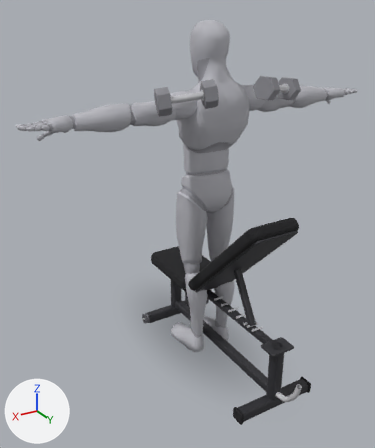
What one commit did to the glTF model app/src/main/assets/mannequins/db_incline_press_45.glb.
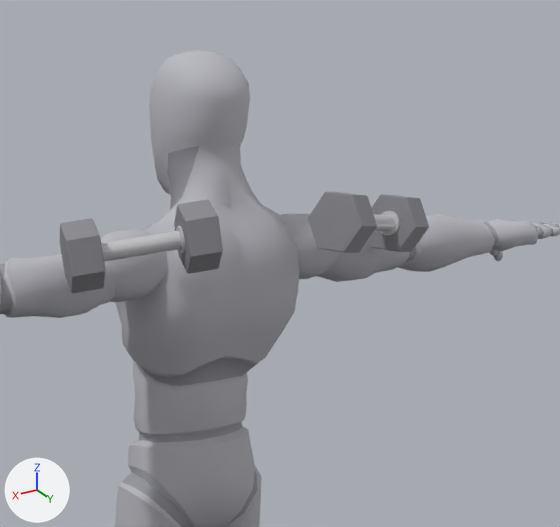
Each version is shown whole from a 50 mm camera at (1.459, 2.228, 1.914) aimed at (0.086, -0.062, 0.769), then close up on the part from 35% to 94% of the width and 0% to 47% of the height. The lights are fixed; the arrows at lower left show +X, +Y and +Z. The first two pictures are the older version. Where no turn or scale is listed for an object, it has been applied to the vertices.

The older version as bpy lines, for what is in view:
```python
me_mesh_0 = bpy.data.meshes.new('Mesh_0')
me_mesh_0.from_pydata(...)  # 3097 vertices, 5731 faces; spans x -0.97..0.97, y -0.21..0.16, z 0.0..1.83
me_mesh_0.materials.append(mat_body)  # light grey #babac1
me_mesh_4 = bpy.data.meshes.new('Mesh_4')
me_mesh_4.from_pydata(...)  # 36 vertices, 68 faces; spans x -0.03..0.03, y -0.0606..0.0606, z -0.0525..0.0525
me_mesh_4.materials.append(mat_plate)  # grey #8a8a90
ob_body = bpy.data.objects.new('body', me_mesh_0)
ob_body.location = (0.0, 0.0, 0.0)
ob_dumbbell_l = bpy.data.objects.new('dumbbell_l', None)
ob_dumbbell_l.parent = ob_dumbbells
ob_dumbbell_l.location = (0.261, 0.22, 1.518)
ob_dumbbell_l.rotation_euler = (-0.701, -0.126, 2.799)  # degrees (-40, -7.2, 160)
ob_dumbbell_l_2 = bpy.data.objects.new('dumbbell_l_2', me_mesh_4)
ob_dumbbell_l_2.parent = ob_dumbbell_l
ob_dumbbell_l_2.location = (-0.105, 0.0, 0.0)
ob_dumbbell_l_4 = bpy.data.objects.new('dumbbell_l_4', me_mesh_4)
ob_dumbbell_l_4.parent = ob_dumbbell_l
ob_dumbbell_l_4.location = (0.105, 0.0, 0.0)
ob_dumbbell_r = bpy.data.objects.new('dumbbell_r', None)
ob_dumbbell_r.parent = ob_dumbbells
ob_dumbbell_r.location = (-0.261, 0.22, 1.518)
ob_dumbbell_r.rotation_euler = (-0.0219, -0.126, 0.342)  # degrees (-1.3, -7.2, 20)
ob_dumbbell_r_2 = bpy.data.objects.new('dumbbell_r_2', me_mesh_4)
ob_dumbbell_r_2.parent = ob_dumbbell_r
ob_dumbbell_r_2.location = (-0.105, 0.0, 0.0)
ob_dumbbell_r_4 = bpy.data.objects.new('dumbbell_r_4', me_mesh_4)
ob_dumbbell_r_4.parent = ob_dumbbell_r
ob_dumbbell_r_4.location = (0.105, 0.0, 0.0)
# also in view: 'body_1' at (0.0, 0.002, 0.882); 'dumbbell_l_0' at (0.261, 0.22, 1.518)
```
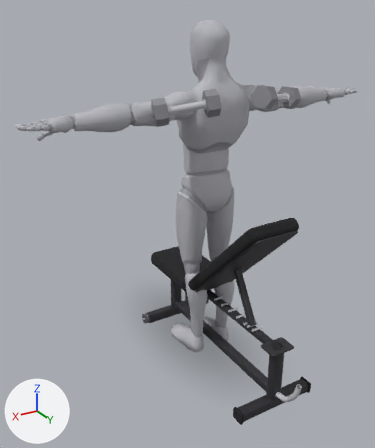
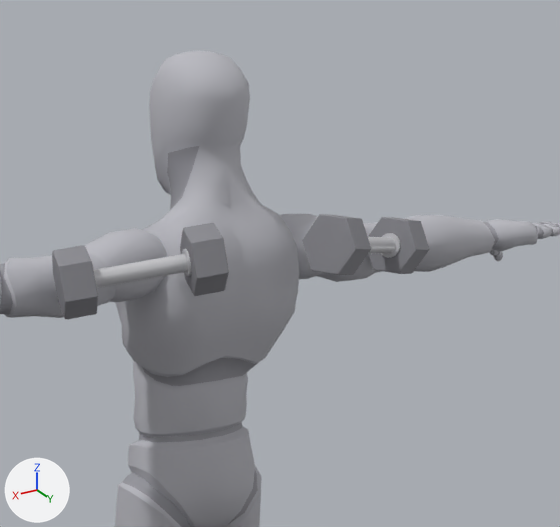
ob_dumbbell_r is not drawn itself; it is the parent of ob_dumbbell_r_0, ob_dumbbell_r_1, ob_dumbbell_r_2, ob_dumbbell_r_3, ob_dumbbell_r_4.
ob_dumbbell_l is not drawn itself; it is the parent of ob_dumbbell_l_0, ob_dumbbell_l_1, ob_dumbbell_l_2, ob_dumbbell_l_3, ob_dumbbell_l_4.

The change, as a list of edits to the scene's bpy script:
```text
Change ob_dumbbell_r:
    ob_dumbbell_r.location: (-0.261, 0.22, 1.518) -> (-0.261, 0.218, 1.475)
Change ob_dumbbell_r_2:
    ob_dumbbell_r_2.location: (-0.105, 0.0, 0.0) -> (-0.118, 0.0, 0.0)
Change ob_dumbbell_r_4:
    ob_dumbbell_r_4.location: (0.105, 0.0, 0.0) -> (0.118, 0.0, 0.0)
Change ob_dumbbell_l:
    ob_dumbbell_l.location: (0.261, 0.22, 1.518) -> (0.261, 0.218, 1.475)
Change ob_dumbbell_l_2:
    ob_dumbbell_l_2.location: (-0.105, 0.0, 0.0) -> (-0.118, 0.0, 0.0)
Change ob_dumbbell_l_4:
    ob_dumbbell_l_4.location: (0.105, 0.0, 0.0) -> (0.118, 0.0, 0.0)
```

Pixel boxes (x1, y1, x2, y2) of what changed, in the close-ups (560 x 527 px):
'dumbbell_r_4', moved: before (308, 191, 377, 253); after (302, 214, 371, 275)
'dumbbell_l_2', moved: before (60, 218, 105, 293); after (52, 245, 98, 319)
'dumbbell_l_4', moved: before (174, 199, 223, 274); after (180, 223, 229, 296)
'dumbbell_r_2', moved: before (369, 194, 429, 252); after (368, 217, 430, 274)
'dumbbell_l_0', moved: before (101, 231, 182, 262); after (94, 254, 188, 288)
'dumbbell_r_0', moved: before (374, 214, 395, 231); after (368, 237, 396, 253)
'dumbbell_r_1', moved: before (380, 211, 400, 235); after (381, 233, 400, 258)
'dumbbell_l_3', moved: before (176, 226, 185, 254); after (182, 249, 191, 276)
